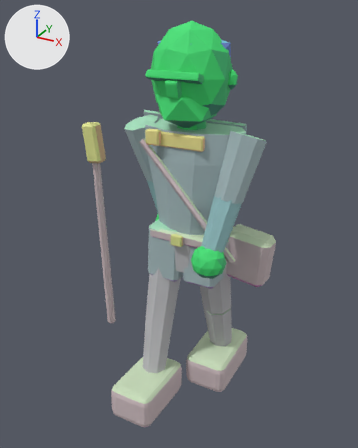
Renders of the glTF model assets/exports/npc/npc_scout_down_l_v01.glb from each side of a commit.
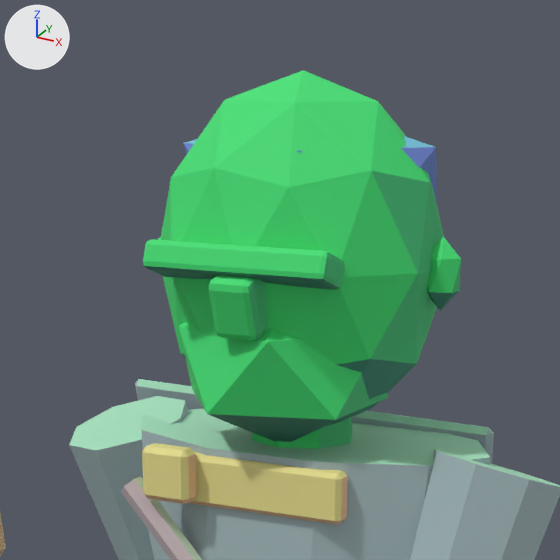
Each version is shown whole from a 50 mm lens placed at (1.116, -2.162, 2.123), pointed at (-0.056, -0.029, 1.057), then close up on the part from 29% to 74% of the width and 0% to 36% of the height. Lighting does not change. The marker at upper left points along +X, +Y and +Z. The first two pictures are the older version. Vertices at exactly the same position are counted once.

Objects in the first close-up: 'GEO_npc_scout_down_l_v01'.
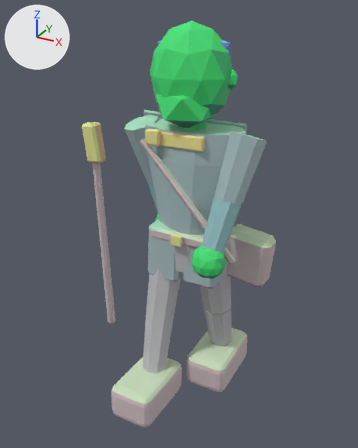
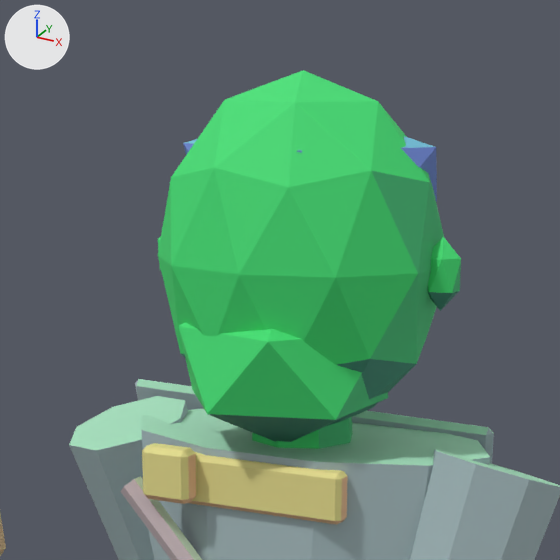
Edits to the scene script, one JSON object a line:
```json
{"block": "me_geo_npc_scout_down_l_v01", "where": "# used by ob_geo_npc_scout_down_l_v01; location = (0.0, 0.0, 0.0)"}
{"op": "remove", "block": "me_geo_npc_scout_down_l_v01", "code": "me_geo_npc_scout_down_l_v01.from_pydata(...)  # 930 vertices, 1728 faces; spans x -0.66..0.44, y -0.49..0.35, z 0.0..2.06"}
{"op": "add", "block": "me_geo_npc_scout_down_l_v01", "code": "me_geo_npc_scout_down_l_v01.from_pydata(...)  # 818 vertices, 1512 faces; spans x -0.66..0.44, y -0.49..0.35, z 0.0..2.06"}
{"block": "me_geo_npc_scout_down_l_v01", "change": "me_geo_npc_scout_down_l_v01 part 1: the loose piece of 56 vertices spanning x -0.03..0.03, y -0.21..-0.15, z 1.74..1.83 is deleted"}
{"block": "me_geo_npc_scout_down_l_v01", "change": "me_geo_npc_scout_down_l_v01 part 2: the loose piece of 56 vertices spanning x -0.13..0.13, y -0.21..-0.14, z 1.81..1.86 is deleted"}
```

Location of each change, [x1, y1, x2, y2] in pixels of the close-ups (560 x 560 px):
```json
{"part": 1, "of": "me_geo_npc_scout_down_l_v01", "change": "deleted", "before": [209, 275, 268, 341], "on screen": "green"}
{"part": 2, "of": "me_geo_npc_scout_down_l_v01", "change": "deleted", "before": [143, 239, 345, 290], "on screen": "green"}
```
